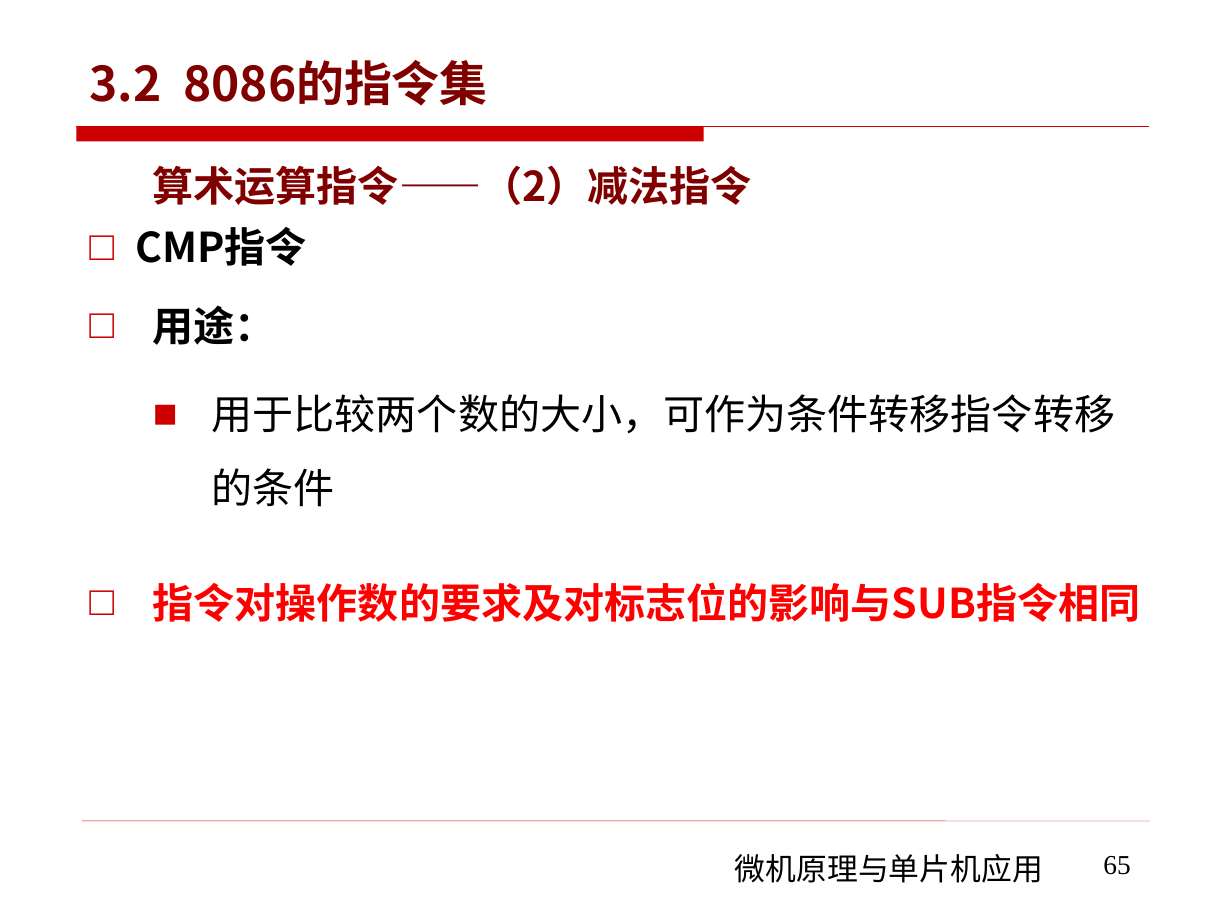
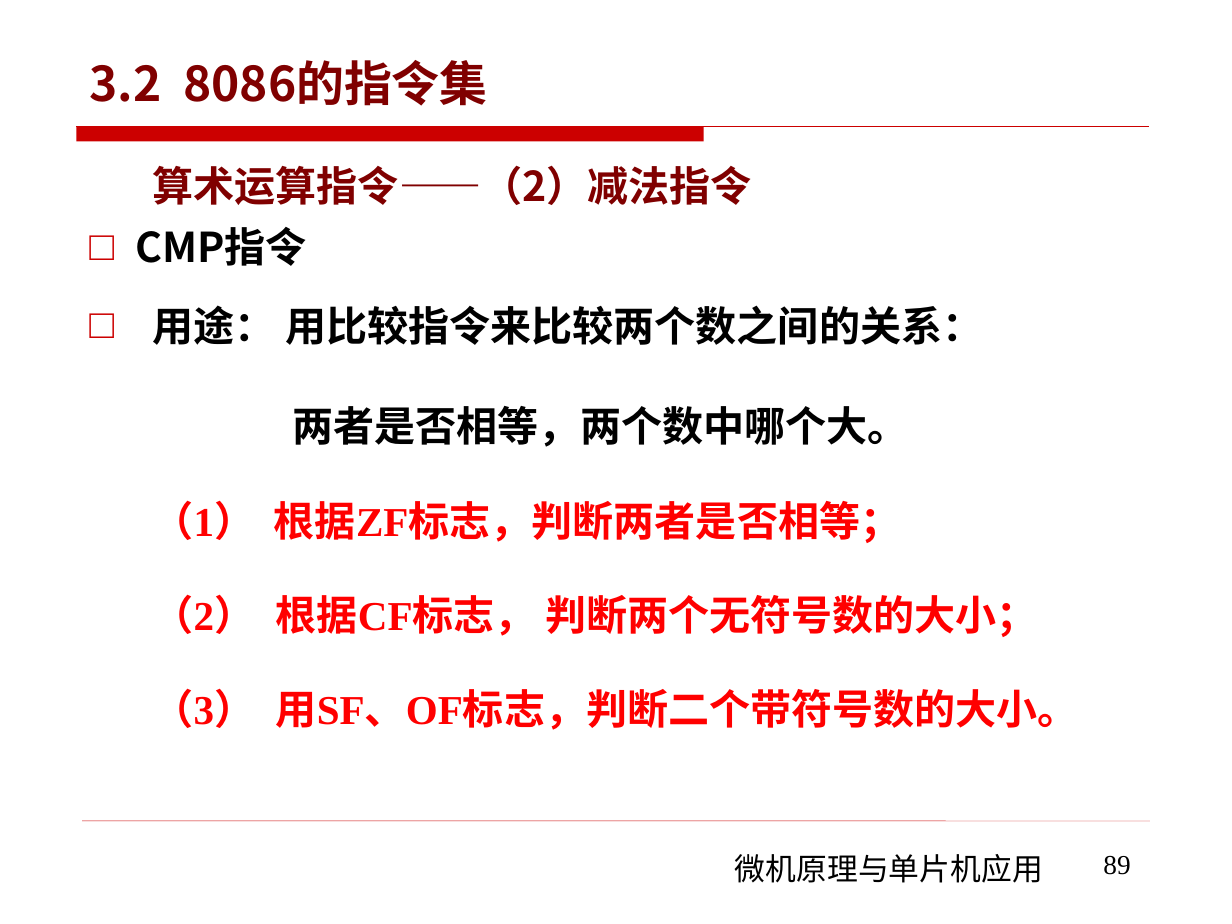
Before and after one commit to rshouc/Microcomputer, a slide deck: slide 89 of PPT/The Principle of Microcomputer/第三章 微机原理（8086的指令系统-指令集).pptx (slide 65 before the commit). Drawn at 1232x924 pixels with LibreOffice and Linux fonts; fonts in the diff are those of the drawing; background and template pictures are left out. Boxes give left, top, right and bottom in pixels: in the first picture for what was removed or moved away, otherwise in the second. Text is boxed around its words. In the diff, an @@ line names an element or a change of style, - is before the commit and + after.

```diff
--- a/PPT/The Principle of Microcomputer/第三章 微机原理（8086的指令系统-指令集).pptx
+++ b/PPT/The Principle of Microcomputer/第三章 微机原理（8086的指令系统-指令集).pptx
@@ text at (153, 305, 1079, 730): text changed; font Noto Sans CJK SC to Times New Roman; text colour #000000 to #FF0000; bold on @@
-□ 用途：
-  ■ 用于比较两个数的大小，可作为条件转移指令转移的条件
-□ 指令对操作数的要求及对标志位的影响与SUB指令相同
+□ 用途： 用比较指令来比较两个数之间的关系：
+两者是否相等，两个数中哪个大。
+（1） 根据ZF标志，判断两者是否相等；
+（2） 根据CF标志， 判断两个无符号数的大小；
+（3） 用SF、OF标志，判断二个带符号数的大小。
@@ page number at (1103, 855, 1130, 875): text changed @@
-65
+89
```
Also in this commit, not shown: 35 other slides changed, 54 slides added, 3 slides removed, 7 other files.
